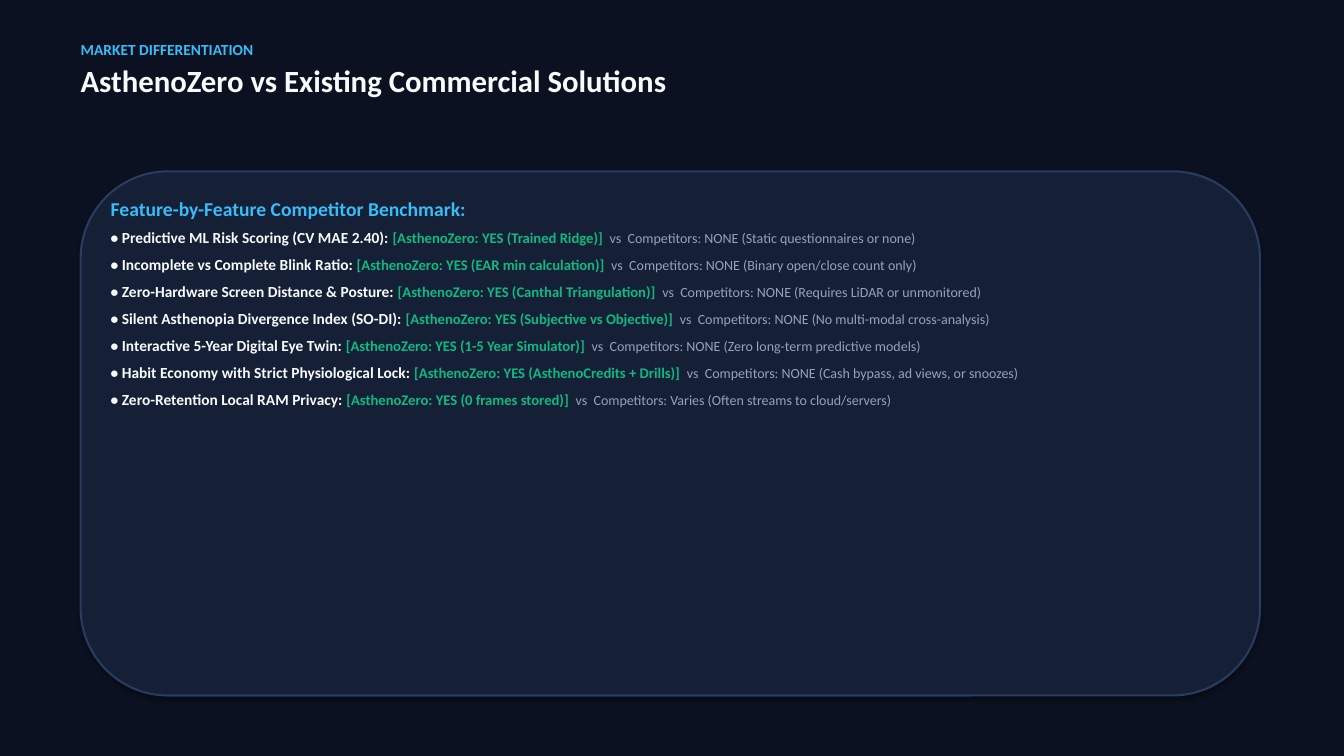
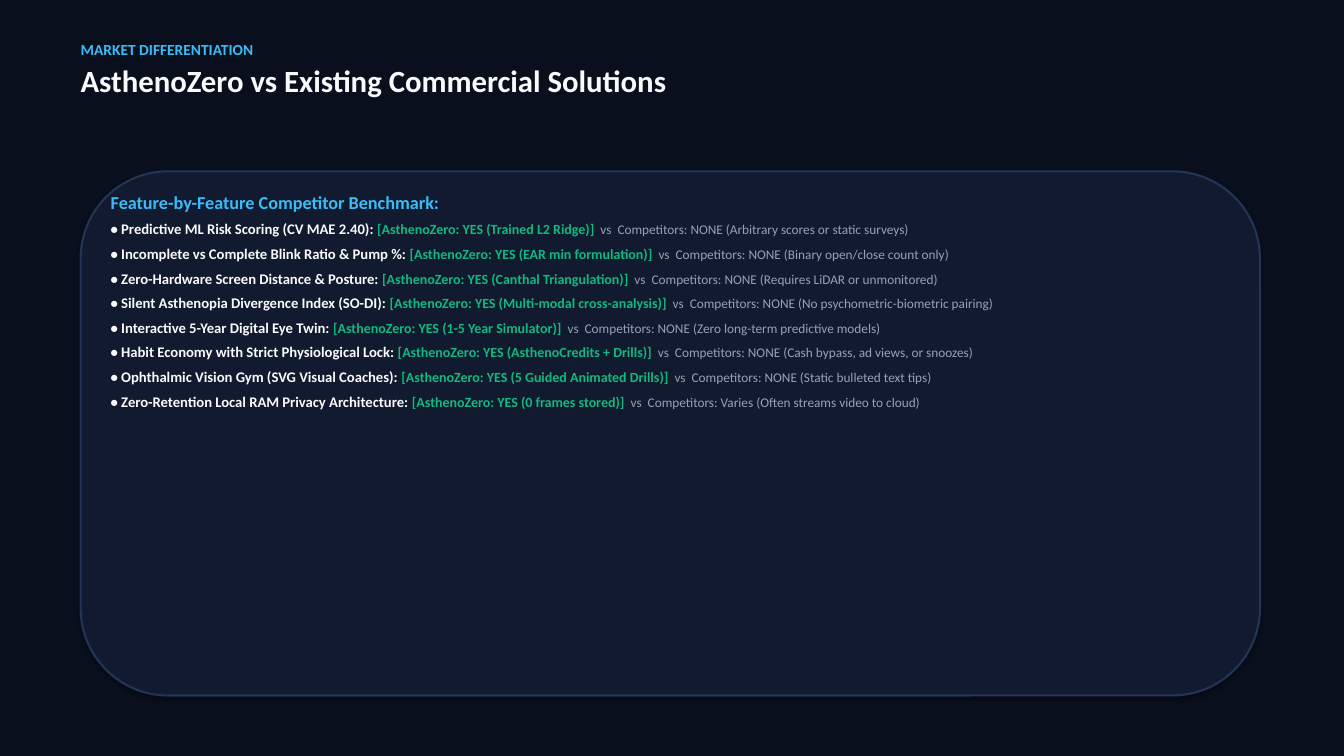
Before and after one commit to Akansha-695/AsthenoZero, a slide deck: slide 14 of output/presentation/AsthenoZero_Presentation.pptx. Drawn at 1344x756 pixels with LibreOffice and Linux fonts; fonts in the diff are those of the drawing. Boxes give left, top, right and bottom in pixels: in the first picture for what was removed or moved away, otherwise in the second. Text is boxed around its words. In the diff, an @@ line names an element or a change of style, - is before the commit and + after.

Commit message:
Redesign presentation with images, dark health-tech theme, and scientific charts

```diff
--- a/output/presentation/AsthenoZero_Presentation.pptx
+++ b/output/presentation/AsthenoZero_Presentation.pptx
@@ background #0B1120 to #0A0F1D @@
@@ rounded rectangle at (81,171,1260,696): fill #152036 to #111A2E; outline #283C5F 1.5 pt to #233454 1.5 pt @@
@@ text at (111,196,973,360): size 14 to 13 pt in "Feature-by-Feature Competitor Benchmark:"; size 11 to 10.5 pt in "• Zero-Hardware Screen Distance & Posture:", "• Interactive 5-Year Digital Eye Twin:", "• Habit Economy with Strict Physiological Lock:"; size 10.5 to 10 pt in "[AsthenoZero: YES (Canthal Triangulation)]", "[AsthenoZero: YES (1-5 Year Simulator)]", "[AsthenoZero: YES (AsthenoCredits + Drills)]"; size 10 to 9.5 pt in "vs Competitors: NONE (Requires LiDAR or unmonitored)", "vs Competitors: NONE (Zero long-term predictive models)", "vs Competitors: NONE (Cash bypass, ad views, ..."; less space between paragraphs @@
@@ text at (121,223,949,262): text changed; size 10 to 9.5 pt @@
-• Predictive ML Risk Scoring (CV MAE 2.40): [AsthenoZero: YES (Trained Ridge)] vs Competitors: NONE (Static questionnaires or none)
-• Incomplete vs Complete Blink Ratio: [AsthenoZero: YES (EAR min calculation)] vs Competitors: NONE (Binary open/close count only)
+• Predictive ML Risk Scoring (CV MAE 2.40): [AsthenoZero: YES (Trained L2 Ridge)] vs Competitors: NONE (Arbitrary scores or static surveys)
+• Incomplete vs Complete Blink Ratio & Pump %: [AsthenoZero: YES (EAR min formulation)] vs Competitors: NONE (Binary open/close count only)
@@ text at (121,297,993,311): text changed; size 10 to 9.5 pt @@
-• Silent Asthenopia Divergence Index (SO-DI): [AsthenoZero: YES (Subjective vs Objective)] vs Competitors: NONE (No multi-modal cross-analysis)
+• Silent Asthenopia Divergence Index (SO-DI): [AsthenoZero: YES (Multi-modal cross-analysis)] vs Competitors: NONE (No psychometric-biometric pairing)
@@ text at (121,371,932,410): text changed; size 10 to 9.5 pt @@
-• Zero-Retention Local RAM Privacy: [AsthenoZero: YES (0 frames stored)] vs Competitors: Varies (Often streams to cloud/servers)
+• Ophthalmic Vision Gym (SVG Visual Coaches): [AsthenoZero: YES (5 Guided Animated Drills)] vs Competitors: NONE (Static bulleted text tips)
+• Zero-Retention Local RAM Privacy Architecture: [AsthenoZero: YES (0 frames stored)] vs Competitors: Varies (Often streams video to cloud)
```
Also in this commit, not shown: 12 other slides changed, 2 slides added, 2 slides removed, 13 other files.
